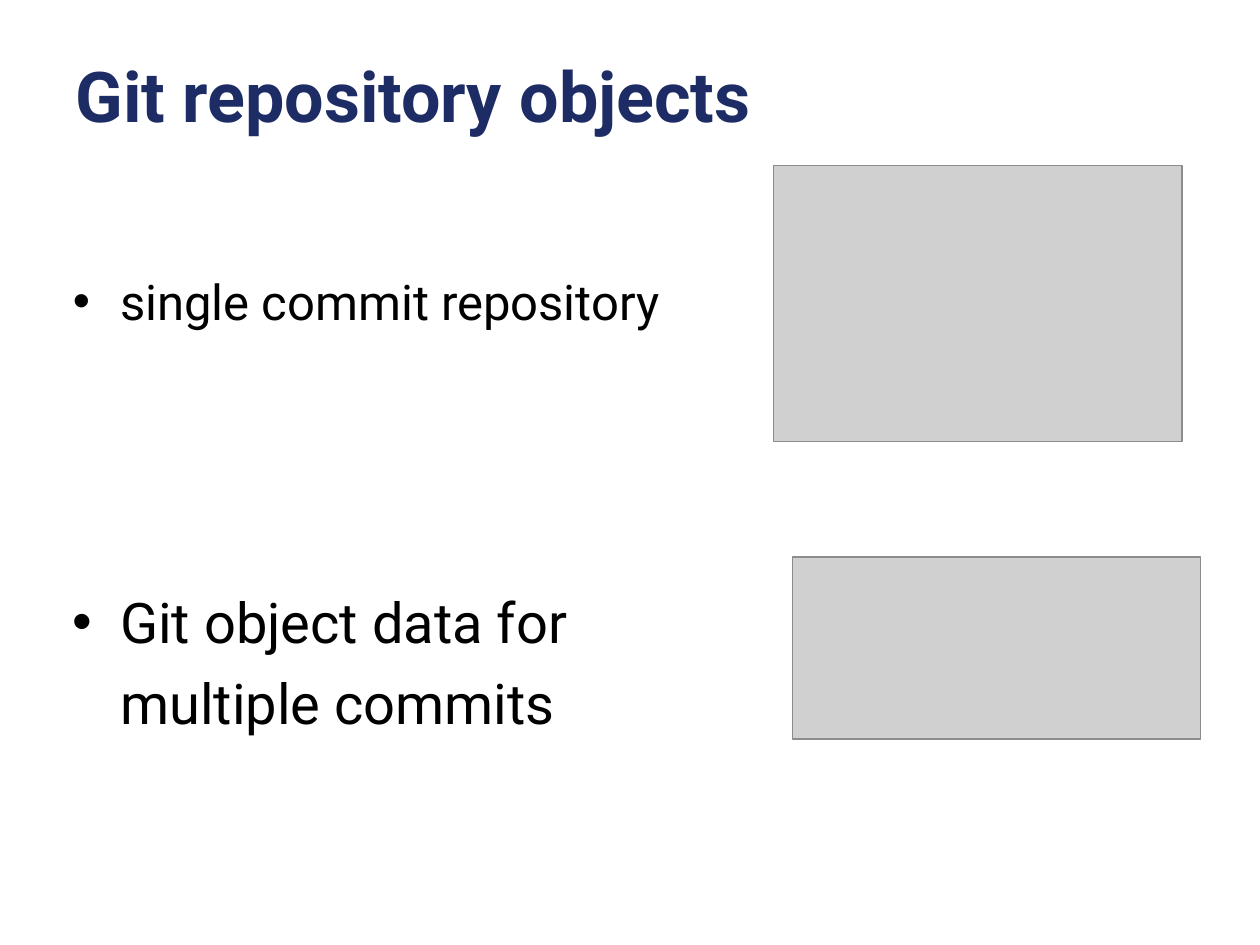
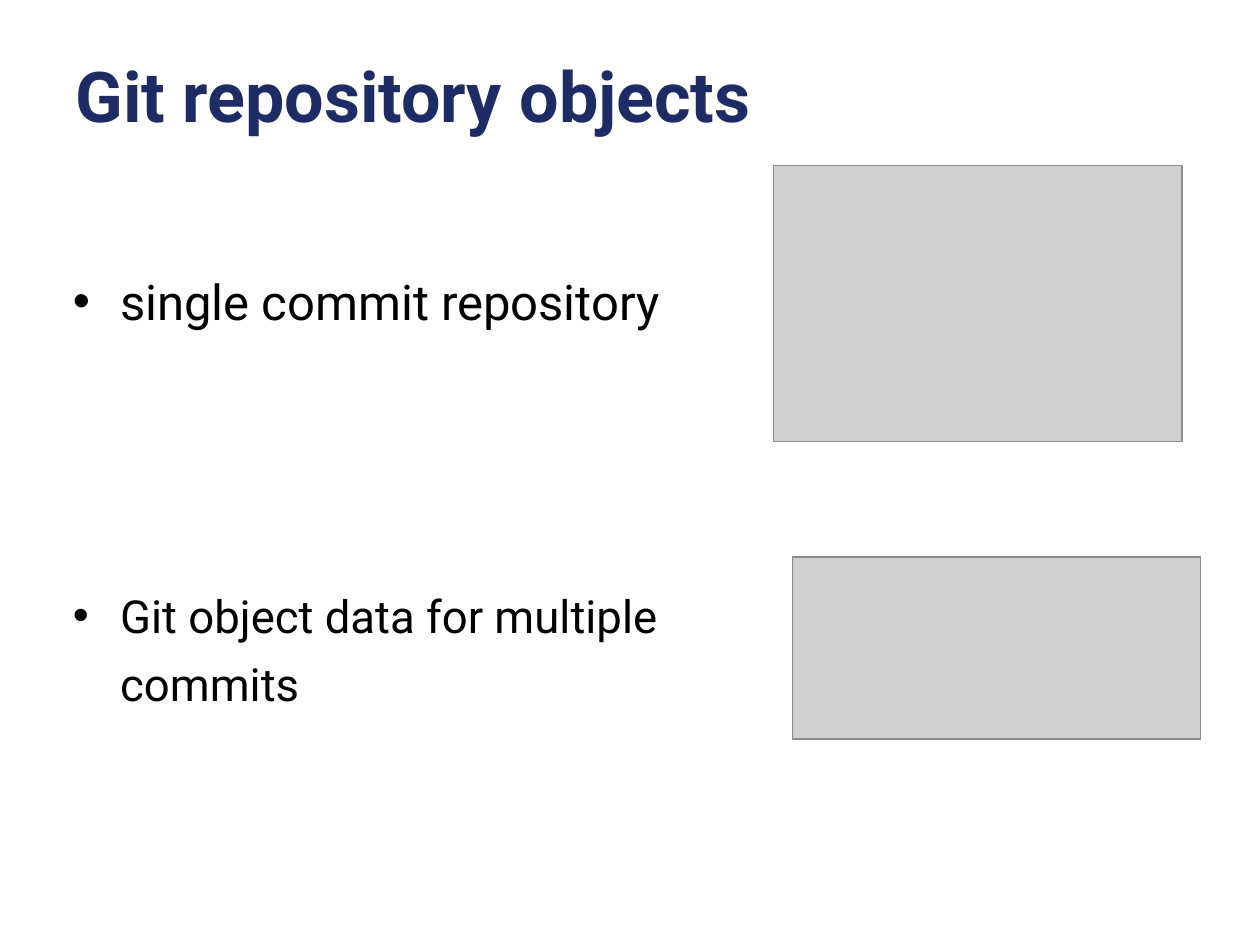
Before and after one commit to criluc/mini-git-tutorial, a slide deck: slide 26 of miniGitTutorial-12-2012.odp. Drawn at 1260x945 pixels with LibreOffice and Linux fonts; fonts in the diff are those of the drawing; grey boxes stand for pictures; background and template pictures are left out. Boxes give left, top, right and bottom in pixels: in the first picture for what was removed or moved away, otherwise in the second. Text is boxed around its words. In the diff, an @@ line names an element or a change of style, - is before the commit and + after.

```diff
--- a/miniGitTutorial-12-2012.odp
+++ b/miniGitTutorial-12-2012.odp
@@ text at box(120, 598, 657, 702): text changed; size 32 to 26 pt @@
-• Git object data for
-multiple commits
+• Git object data for multiple
+commits
```
Also in this commit, not shown: 7 other slides changed, 1 other file.
